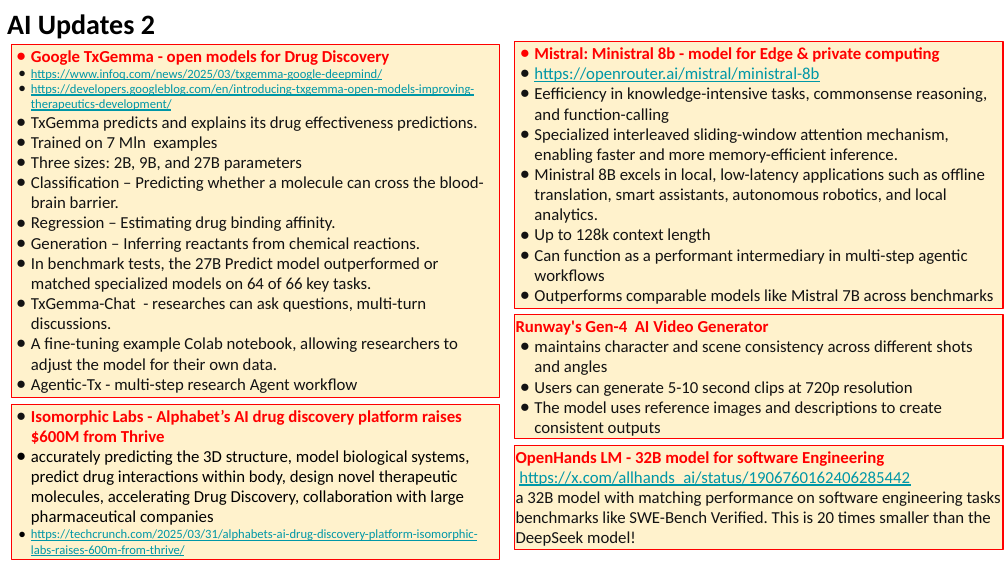
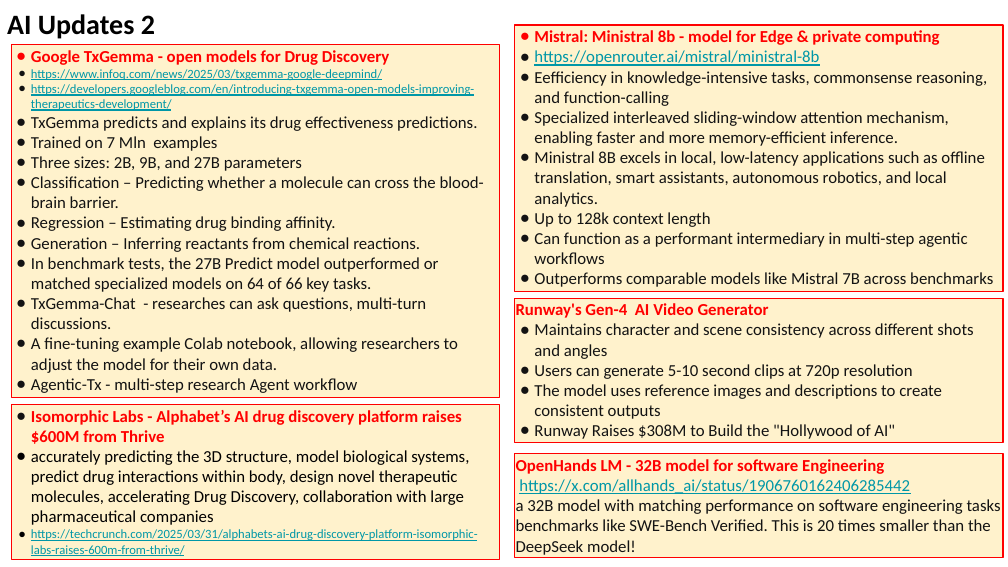
Before and after one commit to lselector/seminar, a slide deck: slide 10 of 2025/2025-04-04-AI-Updates.pptx. Drawn at 1008x567 pixels with LibreOffice and Linux fonts; fonts in the diff are those of the drawing. Boxes give left, top, right and bottom in pixels: in the first picture for what was removed or moved away, otherwise in the second. Text is boxed around its words. In the diff, an @@ line names an element or a change of style, - is before the commit and + after.

```diff
--- a/2025/2025-04-04-AI-Updates.pptx
+++ b/2025/2025-04-04-AI-Updates.pptx
@@ rectangle "Mistral: Ministral 8b - model ...": place and size @@
-rectangle "Mistral: Ministral 8b - model ..." at <box>514,41,1003,308</box>
+rectangle "Mistral: Ministral 8b - model ..." at <box>514,25,1003,292</box>
@@ rectangle "Runway's Gen-4 AI Video Generator": place and size @@
-rectangle "Runway's Gen-4 AI Video Generator" at <box>514,314,1003,438</box>
+rectangle "Runway's Gen-4 AI Video Generator" at <box>514,298,1003,443</box>
@@ text in rectangle at <box>534,323,973,359</box>: text changed @@
-● maintains character and scene consistency across different shots and angles
+● Maintains character and scene consistency across different shots and angles
@@ text in rectangle at <box>534,424,895,439</box>: paragraph added @@
+● Runway Raises $308M to Build the "Hollywood of AI"
@@ rectangle "OpenHands LM - 32B model ...": place and size @@
-rectangle "OpenHands LM - 32B model ..." at <box>514,446,1003,549</box>
+rectangle "OpenHands LM - 32B model ..." at <box>514,454,1003,557</box>
```
Also in this commit, not shown: 4 other slides changed, 4 slides added.
